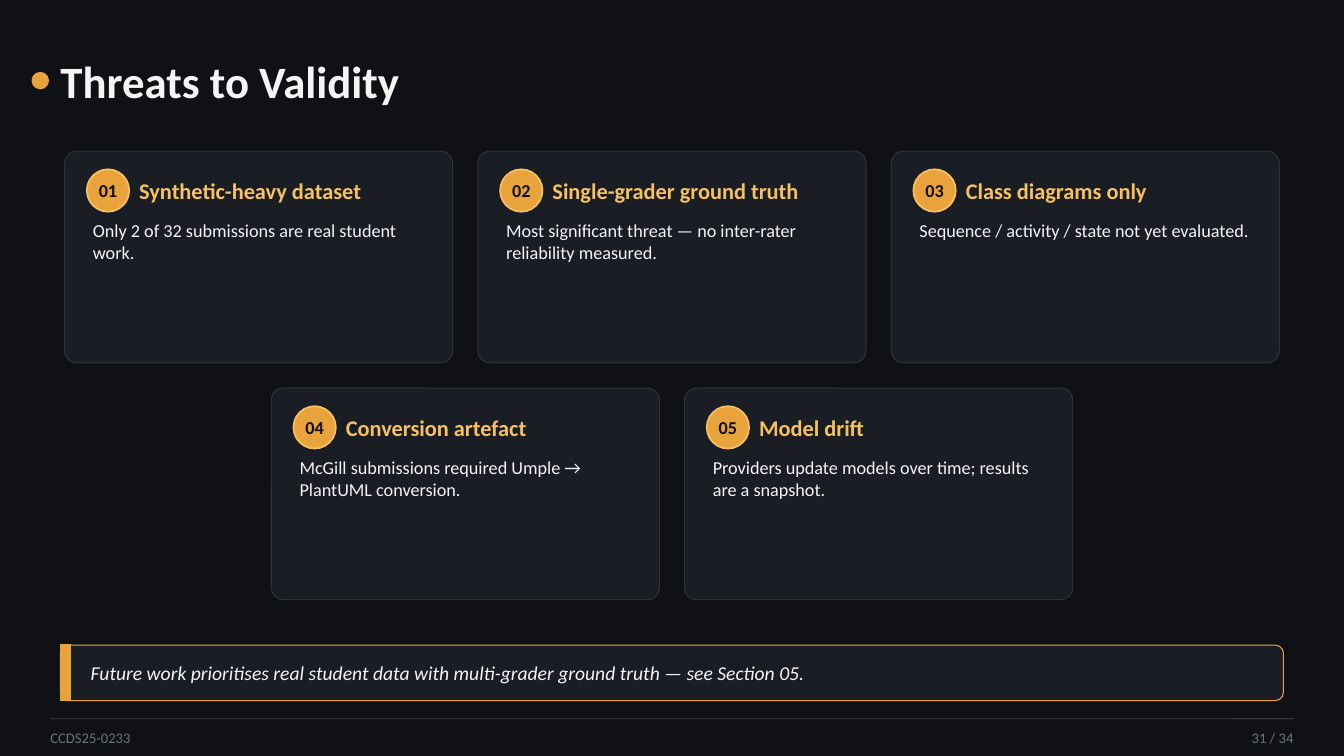
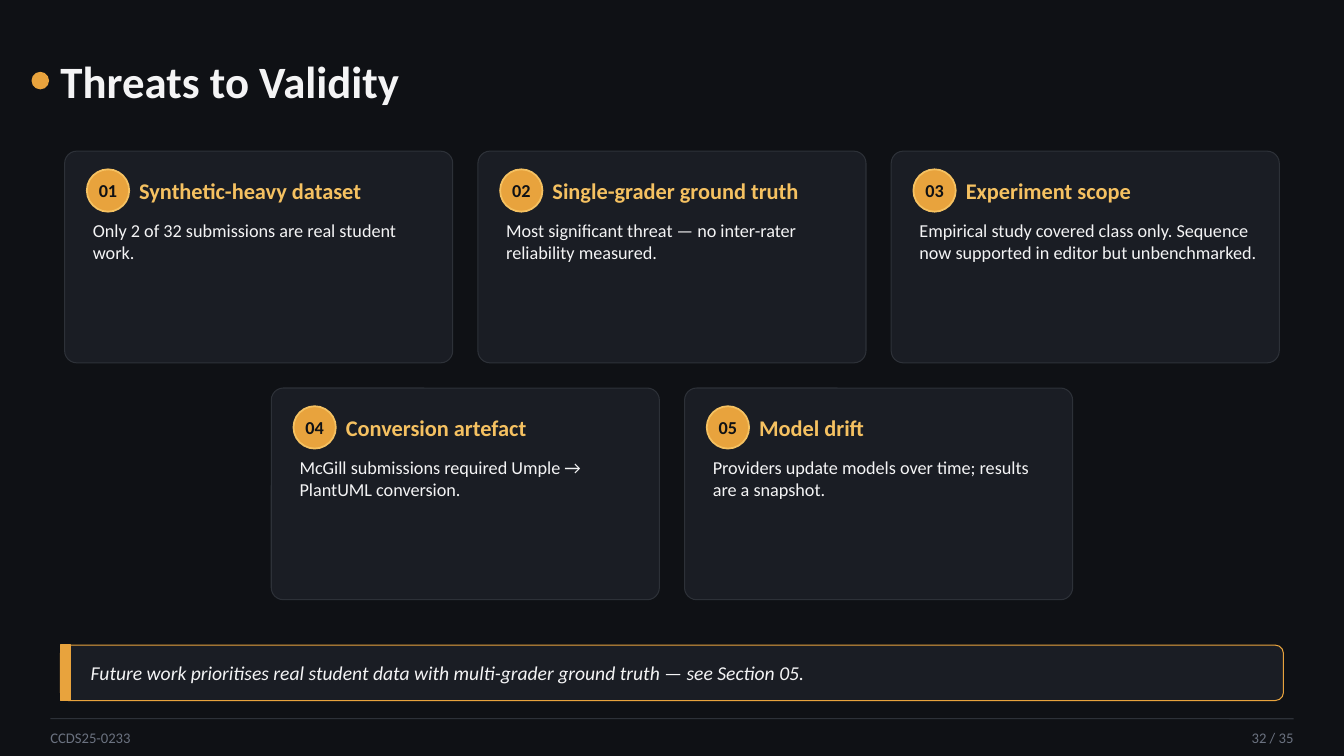
Before and after one commit to WangYuTengg/fyp, a slide deck: slide 32 of docs/fyp-presentation/CCDS25-0233_oral_presentation.pptx (slide 31 before the commit). Drawn at 1344x756 pixels with LibreOffice and Linux fonts; fonts in the diff are those of the drawing. Boxes give left, top, right and bottom in pixels: in the first picture for what was removed or moved away, otherwise in the second. Text is boxed around its words. In the diff, an @@ line names an element or a change of style, - is before the commit and + after.

```diff
--- a/docs/fyp-presentation/CCDS25-0233_oral_presentation.pptx
+++ b/docs/fyp-presentation/CCDS25-0233_oral_presentation.pptx
@@ text at box(966, 183, 1130, 203): text changed @@
-Class diagrams only
+Experiment scope
@@ text at box(919, 224, 1256, 262): text changed @@
-Sequence / activity / state not yet evaluated.
+Empirical study covered class only. Sequence now supported in editor but unbenchmarked.
@@ text at box(1252, 733, 1294, 743): text changed @@
-31 / 34
+32 / 35
```
Also in this commit, not shown: 32 other slides changed, 1 slide added, 2 other files.
